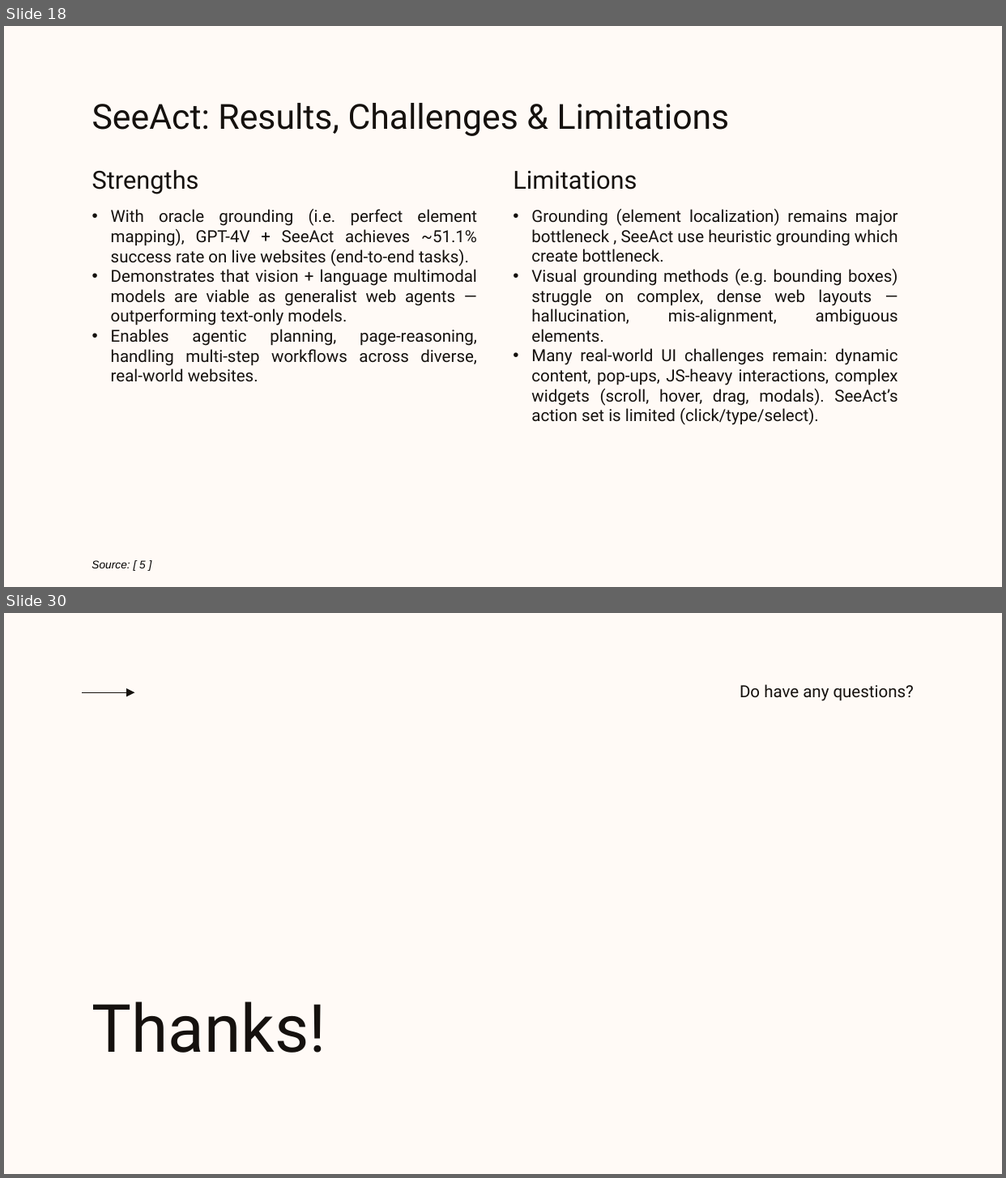
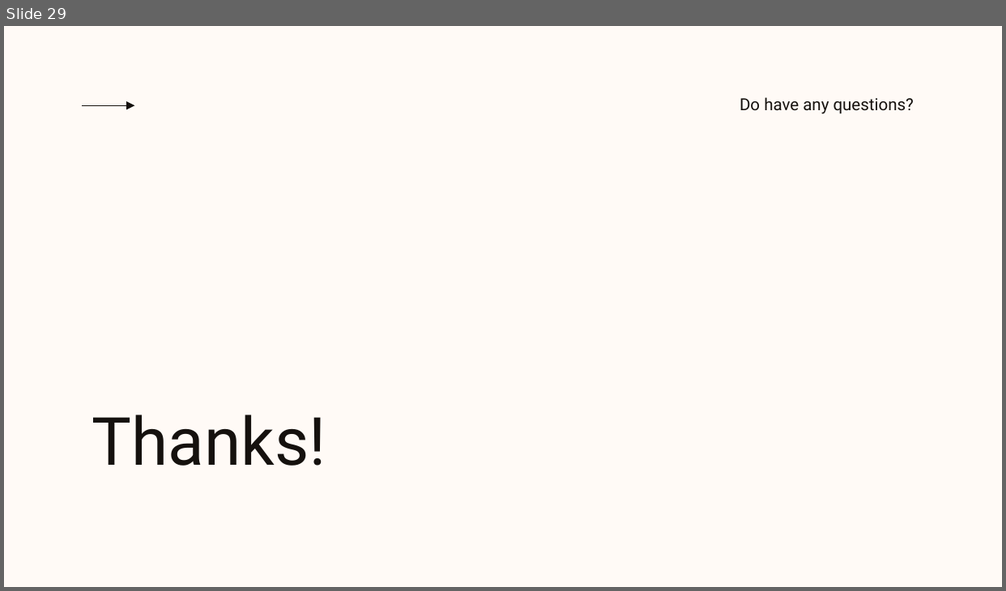
Before and after one commit to Dhruv-Darji/AutoWeb, a slide deck: PPT/Evaluation.pptx. Shown one above the other, each under a label of ours: slides 18 and 30 before the commit, slide 29 after it; the slides between them are not shown. The pictures are 1006x1178 and 1006x591 pixels, drawn with LibreOffice and Linux fonts; fonts in the diff are those of the drawing; background and template pictures are left out. Boxes give left, top, right and bottom in pixels: in the first picture for what was removed or moved away, otherwise in the second. Text is boxed around its words. In the diff, an @@ line names an element or a change of style, - is before the commit and + after.

```diff
--- a/PPT/Evaluation.pptx
+++ b/PPT/Evaluation.pptx
@@ slide 18 removed at [4,26,1002,587], background #FFFAF6 @@
@@ title removed at [92,103,730,136] @@
-SeeAct: Results, Challenges & Limitations
@@ subtitle removed at [92,170,199,194] @@
-Strengths
@@ subtitle removed at [513,171,637,190] @@
-Limitations
@@ subtitle removed at [111,209,477,382] @@
-• With oracle grounding (i.e. perfect element mapping), GPT-4V + SeeAct achieves ~51.1% success rate on live websites (end-to-end tasks).
-• Demonstrates that vision + language multimodal models are viable as generalist web agents — outperforming text-only models.
-• Enables agentic planning, page-reasoning, handling multi-step workflows across diverse, real-world websites.
@@ subtitle removed at [531,208,898,425] @@
-• Grounding (element localization) remains major bottleneck , SeeAct use heuristic grounding which create bottleneck.
-• Visual grounding methods (e.g. bounding boxes) struggle on complex, dense web layouts — hallucination, mis-alignment, ambiguous elements.
-• Many real-world UI challenges remain: dynamic content, pop-ups, JS-heavy interactions, complex widgets (scroll, hover, drag, modals). SeeAct’s action set is limited (click/type/select).
@@ text removed at [91,561,146,569] @@
-Source: [ 5 ]
@@ what was slide 30 is now slide 29 @@
```
Also in this commit, not shown: 15 slides changed, 11 slides added, 11 other slides removed, 36 other files.
